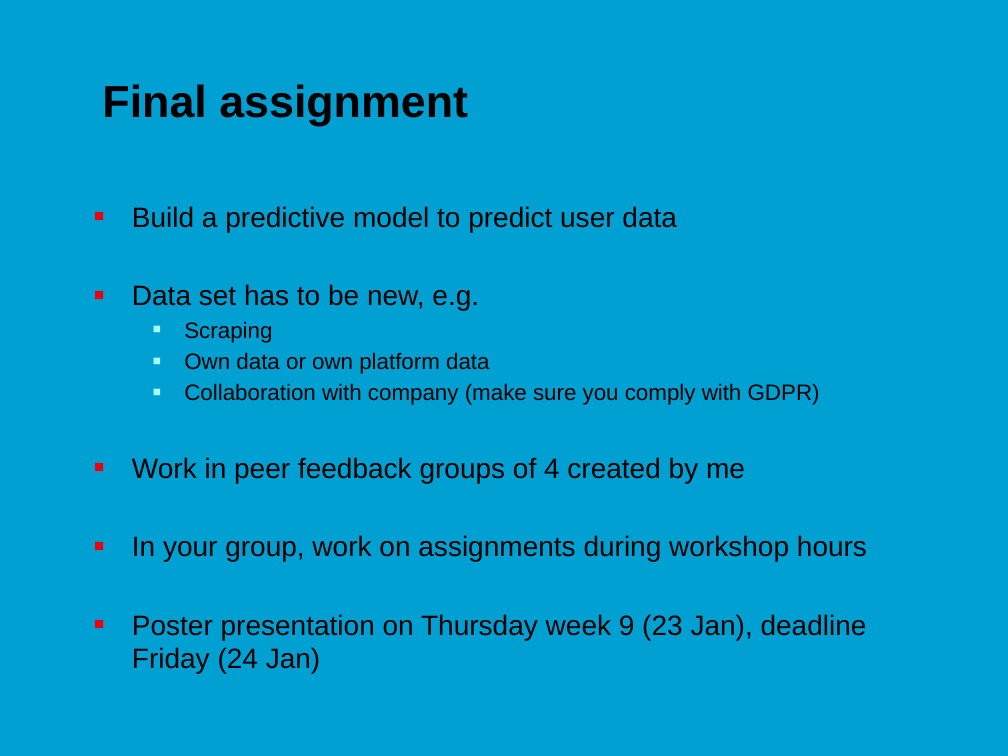
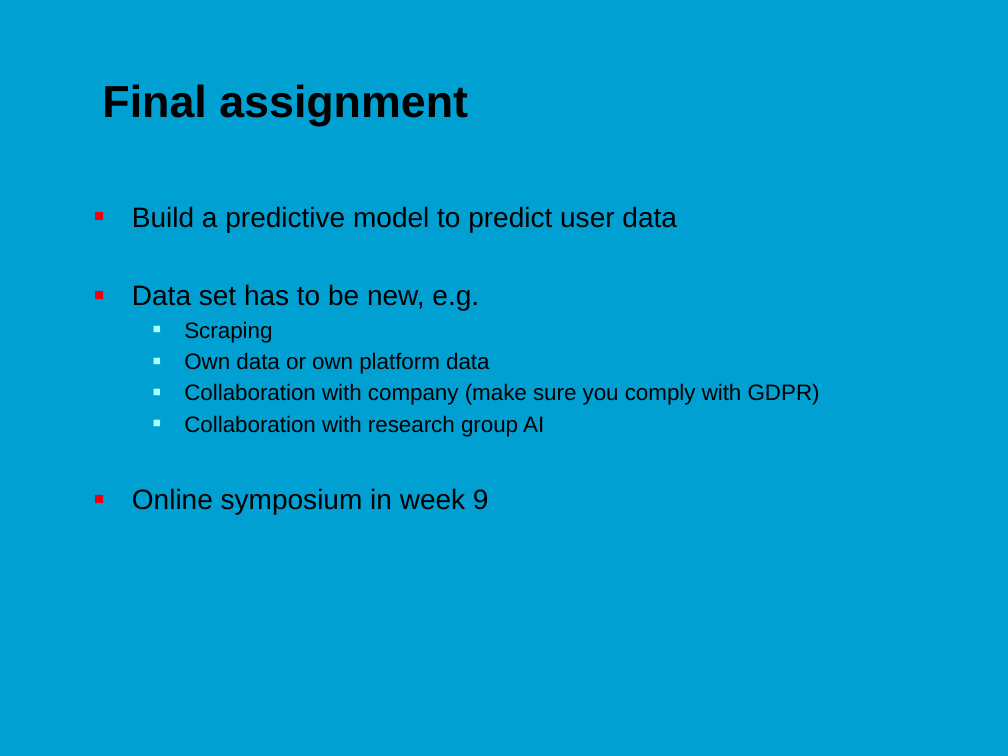
Before and after one commit to jonasmoons/data-driven-learning, a slide deck: slide 9 of slides/Week 1 - data and distributions.pptx. Drawn at 1008x756 pixels with LibreOffice and Linux fonts; fonts in the diff are those of the drawing; background and template pictures are left out. Boxes give left, top, right and bottom in pixels: in the first picture for what was removed or moved away, otherwise in the second. Text is boxed around its words. In the diff, an @@ line names an element or a change of style, - is before the commit and + after.

```diff
--- a/slides/Week 1 - data and distributions.pptx
+++ b/slides/Week 1 - data and distributions.pptx
@@ text at (132,415,544,514): text changed; size 20 to 16 pt @@
-■ Work in peer feedback groups of 4 created by me
-■ In your group, work on assignments during workshop hours
-■ Poster presentation on Thursday week 9 (23 Jan), deadline Friday (24 Jan)
+  ■ Collaboration with research group AI
+■ Online symposium in week 9
```
Also in this commit, not shown: 5 other slides changed, 2 slides added, 1 slide removed, 5 other files.
